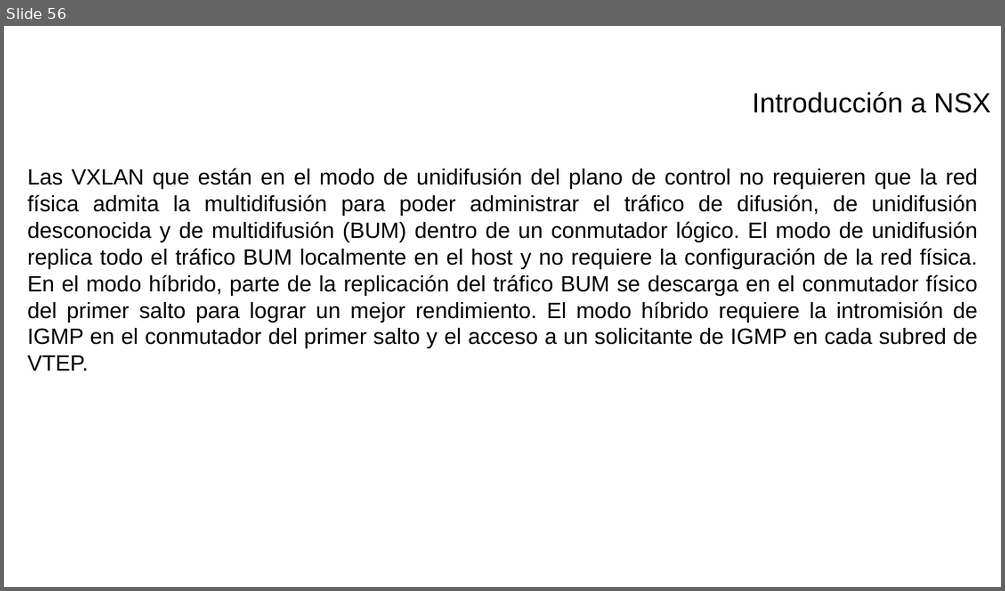
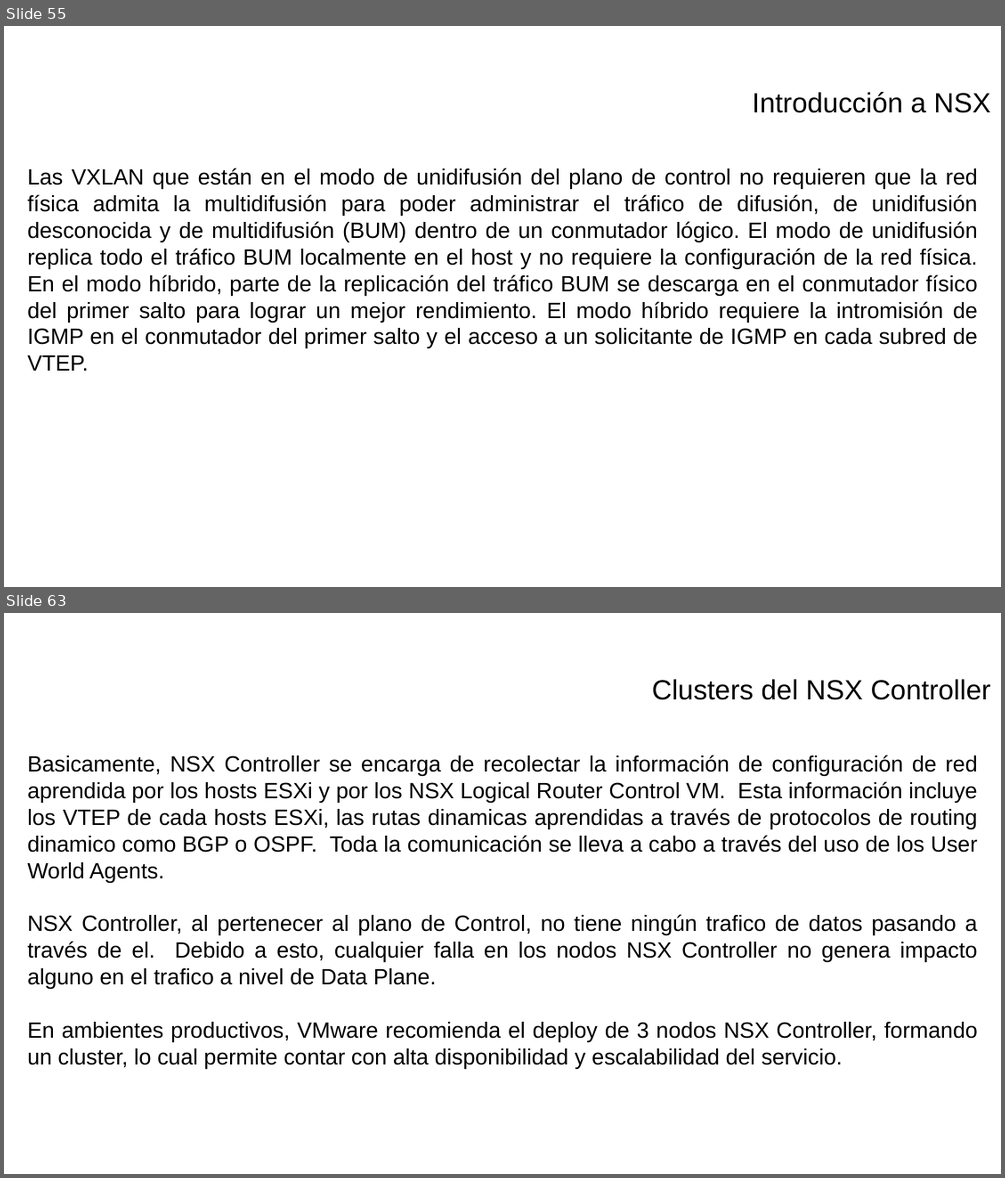
Before and after one commit to israelcts/curso_vmware_nsx_sedena, a slide deck: VMWare - I.pptx. Shown one above the other, each under a label of ours: slide 56 before the commit, slides 55 and 63 after it; the slides between them are not shown. The pictures are 1005x591 and 1005x1178 pixels, drawn with LibreOffice and Linux fonts; fonts in the diff are those of the drawing; background and template pictures are left out. Boxes give left, top, right and bottom in pixels: in the first picture for what was removed or moved away, otherwise in the second. Text is boxed around its words. In the diff, an @@ line names an element or a change of style, - is before the commit and + after.

```diff
--- a/VMWare - I.pptx
+++ b/VMWare - I.pptx
@@ slide 63 added at [4, 613, 1001, 1174], background picture (left out) @@
@@ text added at [652, 679, 991, 700], 20 pt, text #000000 @@
+Clusters del NSX Controller
@@ text added at [27, 755, 978, 1069], 16 pt, text #000000 @@
+Basicamente, NSX Controller se encarga de recolectar la información de configuración de red aprendida por los hosts ESXi y por los NSX Logical Router Control VM. Esta información incluye los VTEP de cada hosts ESXi, las rutas dinamicas aprendidas a través de protocolos de routing dinamico como BGP o OSPF. Toda la comunicación se lleva a cabo a través del uso de los User World Agents.
+NSX Controller, al pertenecer al plano de Control, no tiene ningún trafico de datos pasando a través de el. Debido a esto, cualquier falla en los nodos NSX Controller no genera impacto alguno en el trafico a nivel de Data Plane.
+En ambientes productivos, VMware recomienda el deploy de 3 nodos NSX Controller, formando un cluster, lo cual permite contar con alta disponibilidad y escalabilidad del servicio.
@@ what was slide 56 is now slide 55 @@
```
Also in this commit, not shown: 9 other slides added, 1 slide removed, 1 other file.
